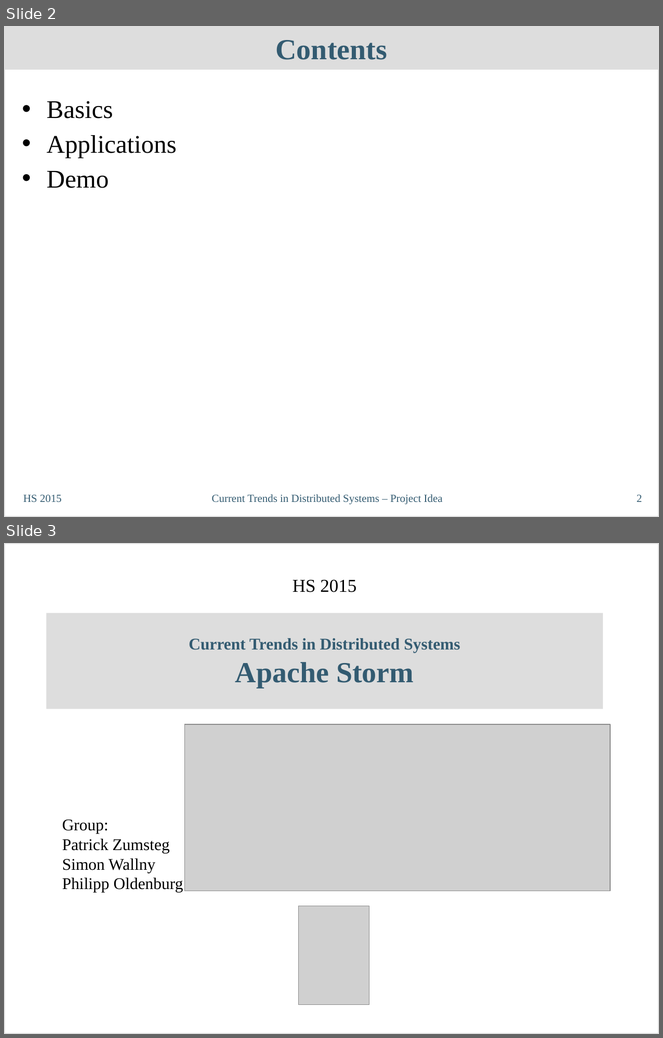
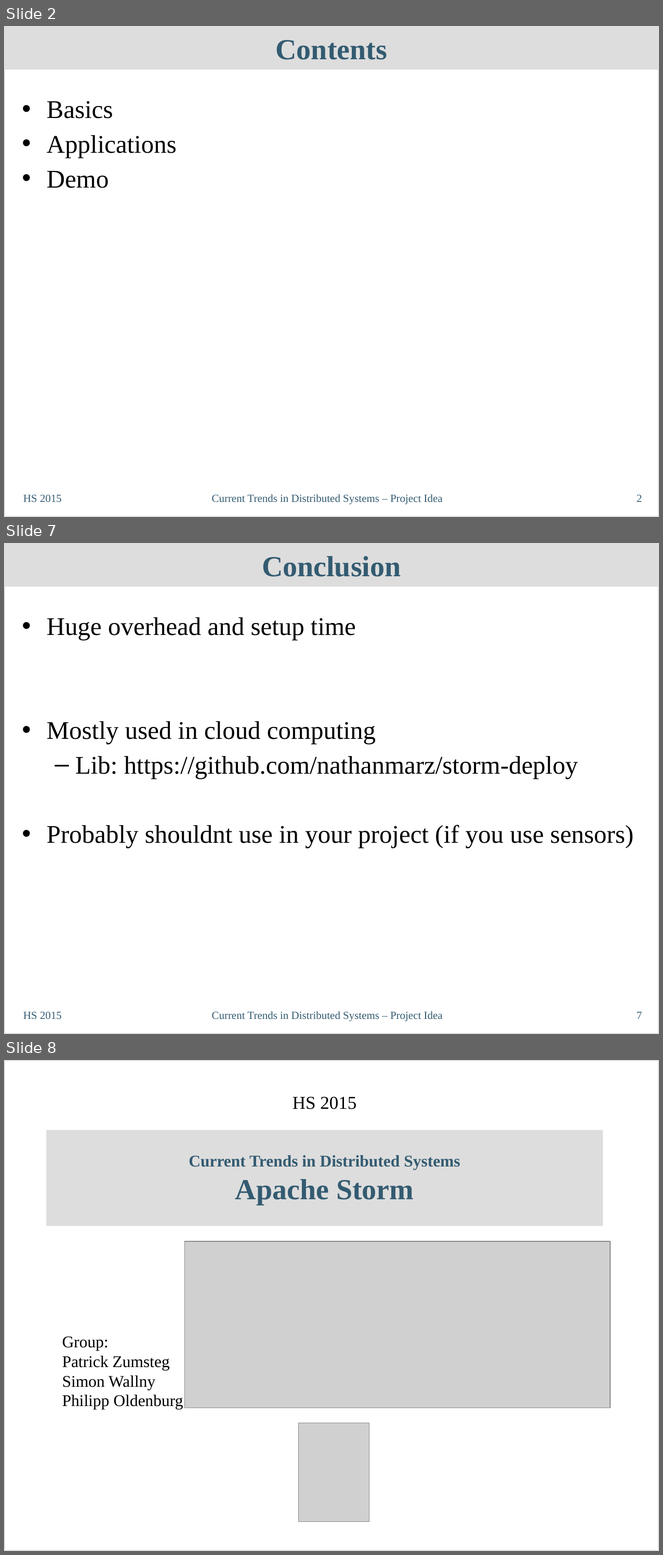
Before and after one commit to philipp-oldenburg/ctds-storm, a slide deck: Storm-Referat/CT-Präsentation - Philipp.odp. Shown one above the other, each under a label of ours: slides 2 and 3 before the commit, slides 2, 7 and 8 after it; the slides between them are not shown. The pictures are 663x1038 and 663x1555 pixels, drawn with LibreOffice and Linux fonts; fonts in the diff are those of the drawing; grey boxes stand for pictures. Boxes give left, top, right and bottom in pixels: in the first picture for what was removed or moved away, otherwise in the second. Text is boxed around its words. In the diff, an @@ line names an element or a change of style, - is before the commit and + after.

```diff
--- a/Storm-Referat/CT-Präsentation - Philipp.odp
+++ b/Storm-Referat/CT-Präsentation - Philipp.odp
@@ slide 7 added at (4, 543, 659, 1034), background #FFFFFF; not listed: 1 template element that a slide beside it also shows @@
@@ title added at (4, 543, 659, 587), fill #DDDDDD, 32 pt, text #335B71, bold @@
+Conclusion
@@ text added at (47, 617, 634, 848), 28 pt, text #000000 @@
+• Huge overhead and setup time
+• Mostly used in cloud computing
+  – Lib: https://github.com/nathanmarz/storm-deploy
+• Probably shouldnt use in your project (if you use sensors)
@@ text added at (23, 1012, 62, 1019), 12 pt, text #335B71 @@
+HS 2015
@@ text added at (212, 1012, 443, 1022), 12 pt, text #335B71 @@
+Current Trends in Distributed Systems – Project Idea
@@ page number added at (637, 1012, 642, 1019), 12 pt, text #335B71 @@
+7
@@ what was slide 3 is now slide 8 @@
```
Also in this commit, not shown: 4 other slides added, 2 other files.
